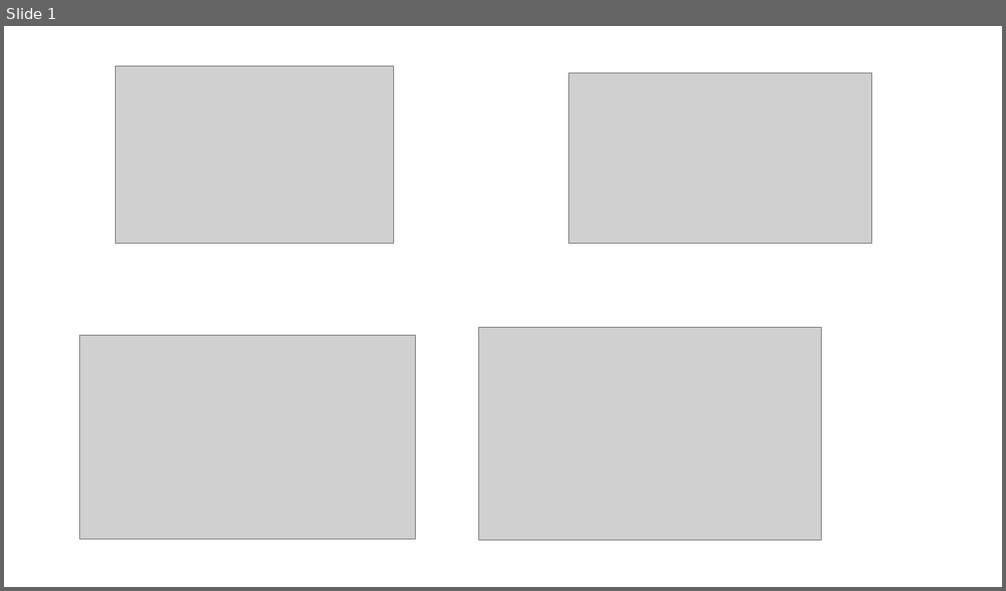
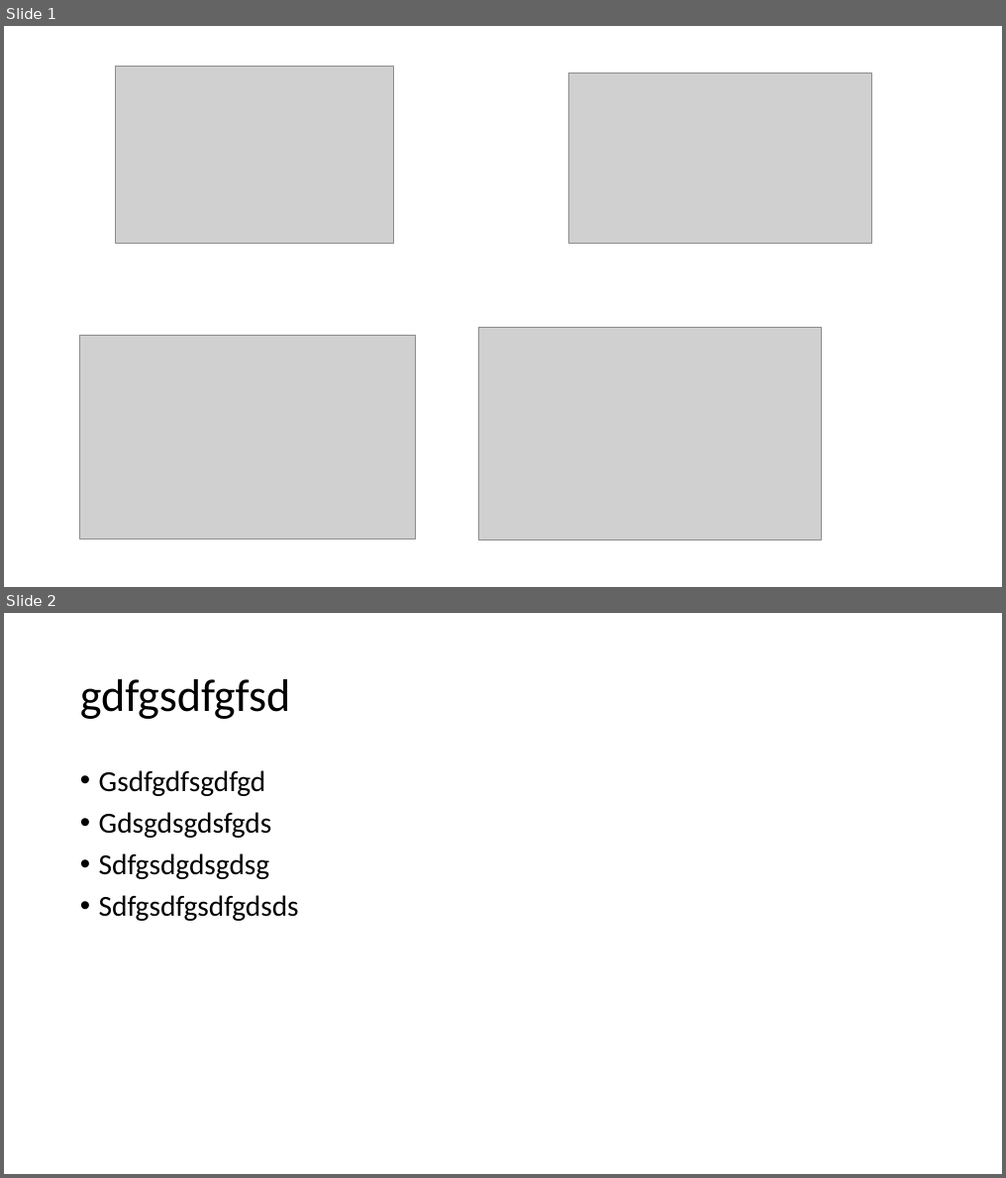
Before and after one commit to synergyresearch/synergy, a slide deck: dnis.pptx. Shown one above the other, each under a label of ours: slide 1 before the commit, slides 1 and 2 after it. The pictures are 1006x591 and 1006x1178 pixels, drawn with LibreOffice and Linux fonts; fonts in the diff are those of the drawing; grey boxes stand for pictures. Boxes give left, top, right and bottom in pixels: in the first picture for what was removed or moved away, otherwise in the second. Text is boxed around its words. In the diff, an @@ line names an element or a change of style, - is before the commit and + after.

Commit message:
First Message

```diff
--- a/dnis.pptx
+++ b/dnis.pptx
@@ slide 2 added at <box>4,613,1002,1174</box>, background #FFFFFF @@
@@ title added at <box>80,679,291,719</box>, 44 pt, text #000000 @@
+gdfgsdfgfsd
@@ text added at <box>99,770,299,921</box>, 28 pt, text #000000 @@
+• Gsdfgdfsgdfgd
+• Gdsgdsgdsfgds
+• Sdfgsdgdsgdsg
+• Sdfgsdfgsdfgdsds
```
